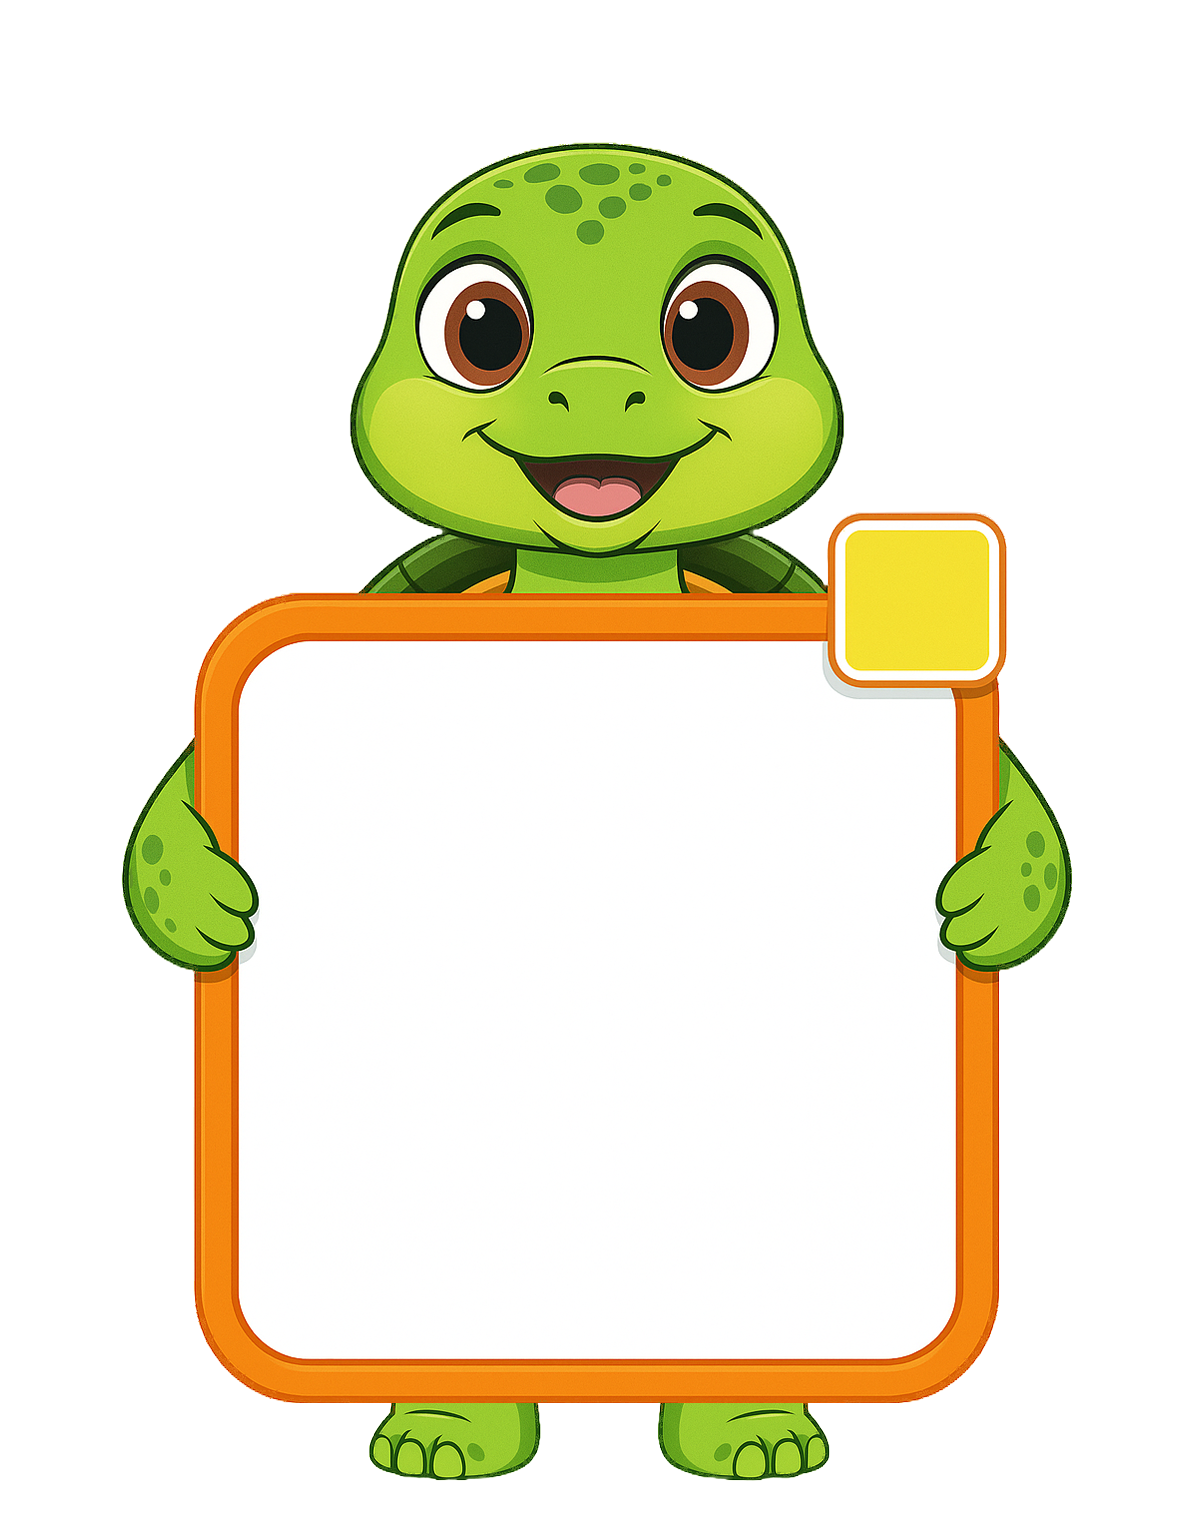
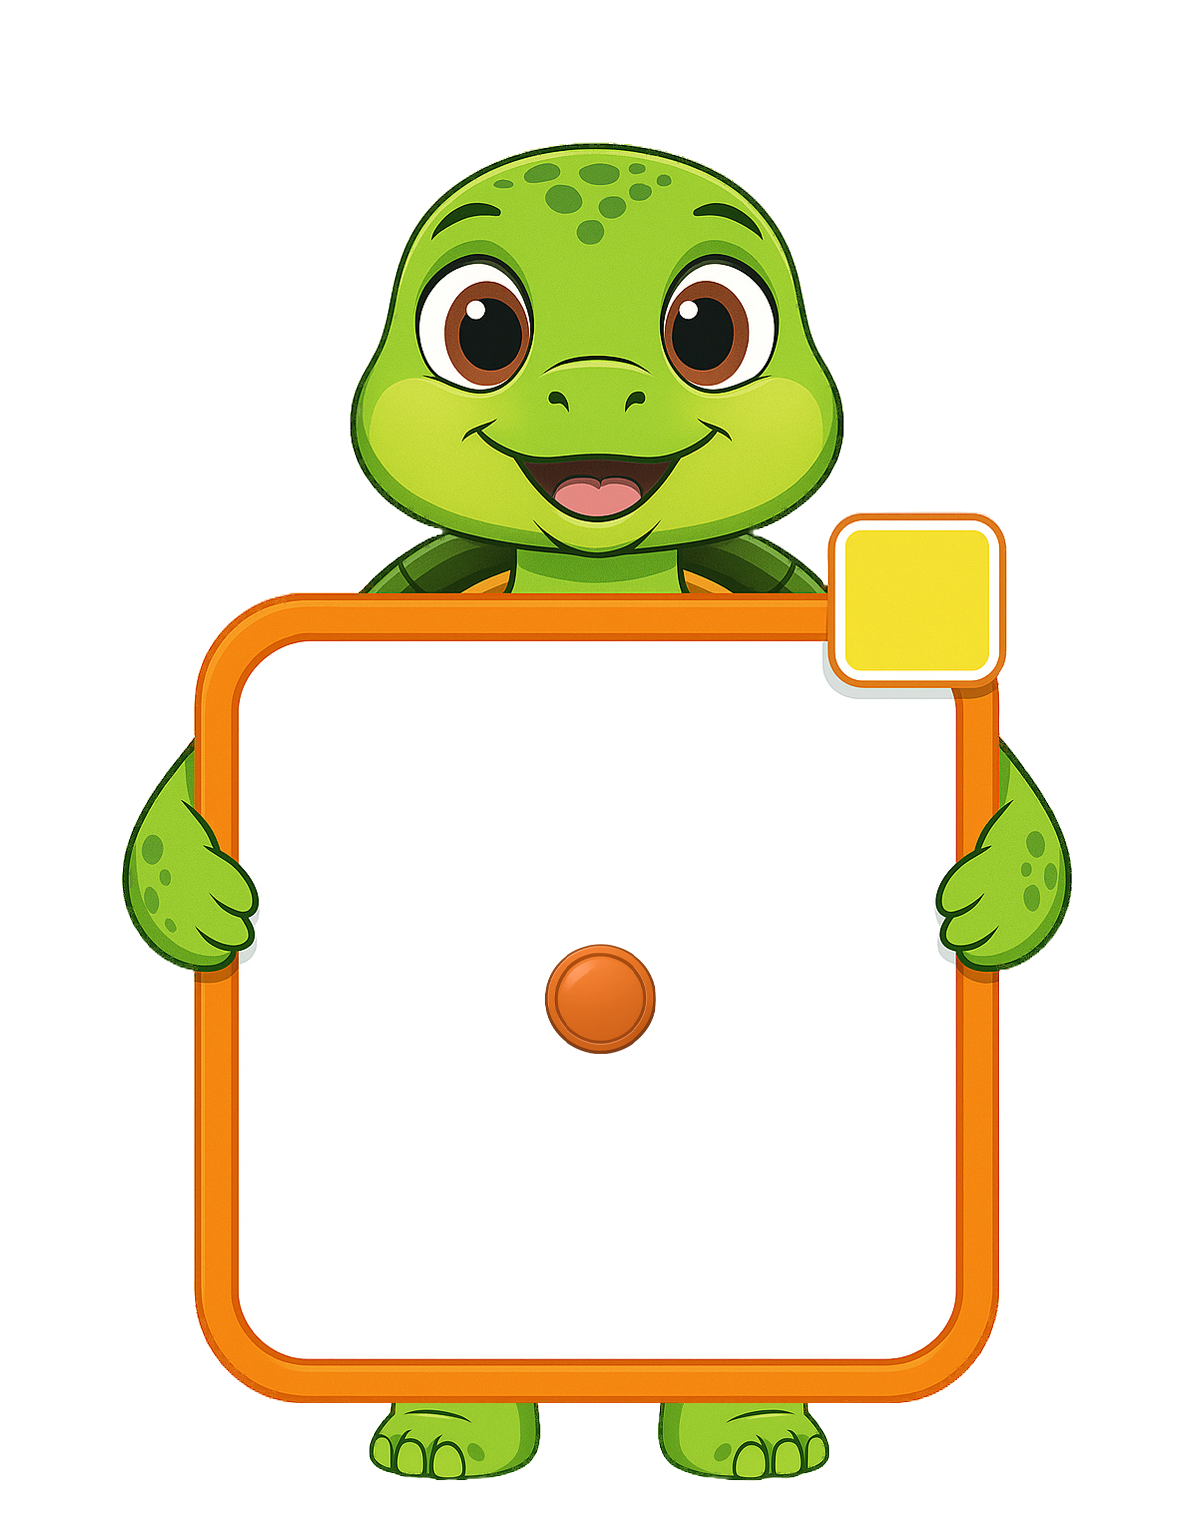
The second 1200x1536 image is a revision of the first. Changes to its layers:
added layer "Слой 2" above "Слой 1" over [544, 944, 656, 1054]